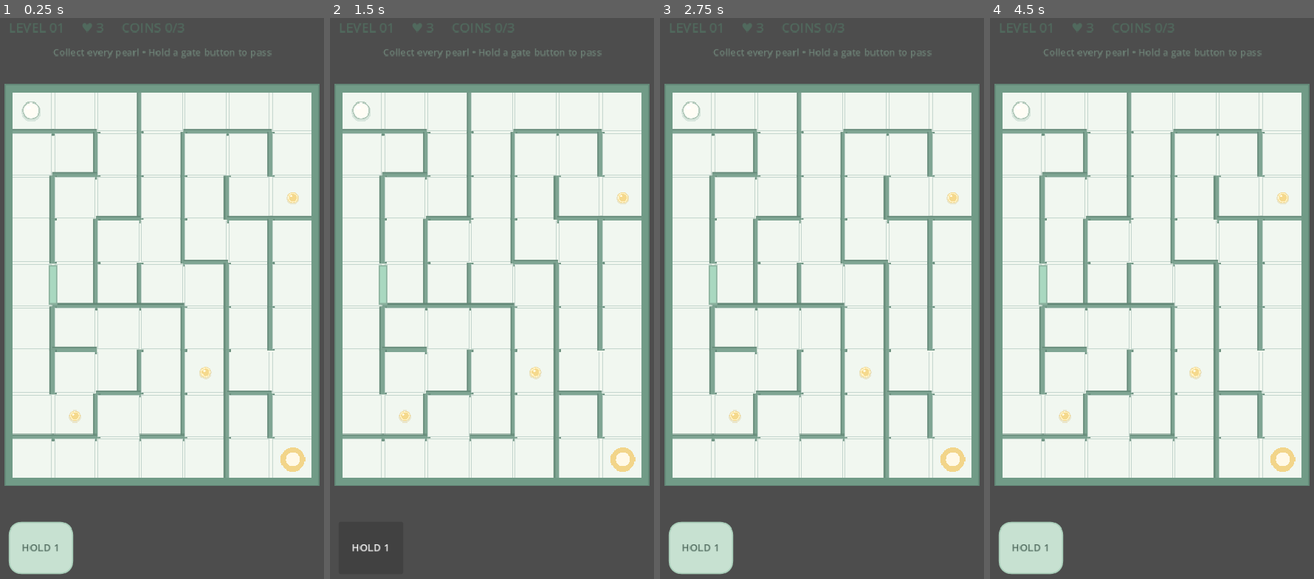
Above: before the commit, frames 1-4 (left to right).
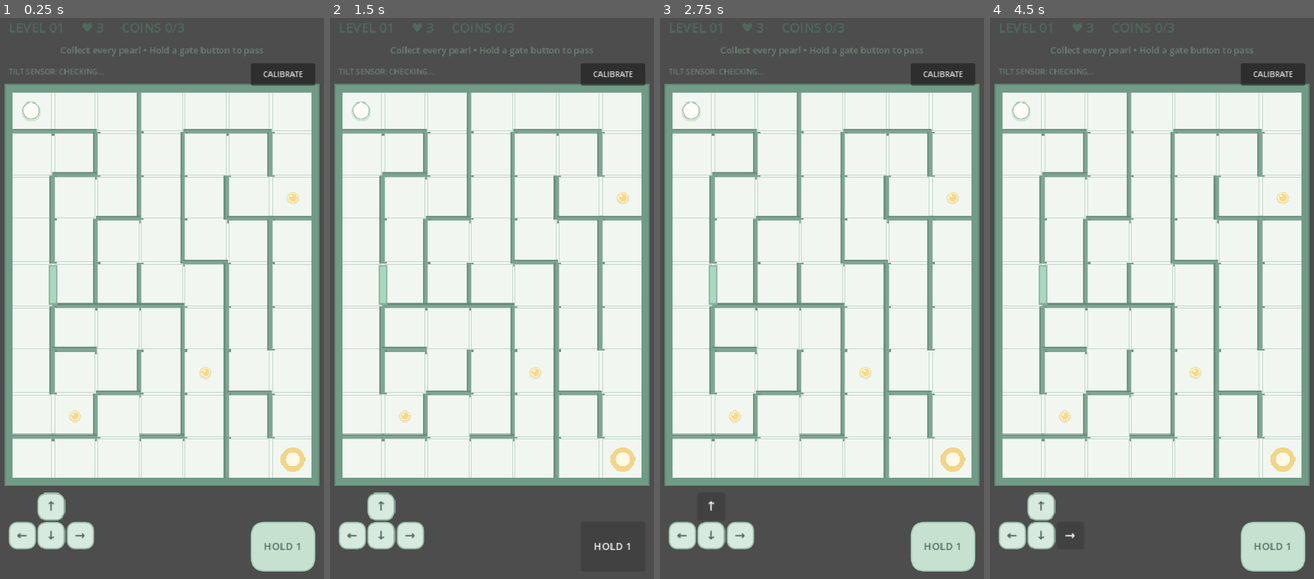
Above: after the commit, the same moments.

Repository: IoriHinata/Mikrozz
Game: Godot game, scene res://scenes/Main.tscn
Two runs of this game, one before a commit and one after it. Both use one fixed random seed, a clock stepped at 60 frames per second and the inputs below.
Inputs (mouse positions are in pixels of both pictures, inside the frame that each line leads up to):
- Up to frame 1 (0.25 s): no input
- Up to frame 2 (1.5 s): click (611, 74) at 0.5 s, where only the run after the commit has a clickable "CALIBRATE"; click "HOLD 1" at 1.25 s
- Up to frame 3 (2.75 s): click (711, 506) at 2 s, where only the run after the commit has a clickable "↑"
- Up to frame 4 (4.5 s): click (1012, 534) at 2.75 s, where only the run after the commit has a clickable "←"; click (1041, 534) at 3.5 s, where only the run after the commit has a clickable "↓"; click (1071, 534) at 4.25 s, where only the run after the commit has a clickable "→"

The runs differ from the first frame. In frame 1, 4.8% of the frame differs, in the area x 2-98%, y 5-100%; in frame 2, 2.9%; in frame 3, 4.4%; in frame 4, 4.6%.

Commit message:
feat: add mobile tilt diagnostics, calibration and touch steering

Diff:
--- a/scripts/UI.gd
+++ b/scripts/UI.gd
@@ -4,11 +4,15 @@
 signal gate_pressed(index: int, pressed: bool)
 signal restart_requested
 signal next_level_requested
+signal calibrate_requested
+signal touch_direction_changed(direction: Vector2)
 
 var root: Control
 var hud_label: Label
 var message_label: Label
+var sensor_label: Label
 var gate_buttons: Array[Button] = []
+var direction_buttons: Array[Button] = []
 var result_panel: PanelContainer
 var viewport_size := Vector2.ZERO
 
@@ -20,16 +24,73 @@
 	add_child(root)
 	hud_label = Label.new()
 	hud_label.position = Vector2(18, 14)
+	hud_label.size = Vector2(size.x - 36, 30)
 	hud_label.add_theme_font_size_override("font_size", 19)
 	hud_label.add_theme_color_override("font_color", Color("#50695d"))
 	root.add_child(hud_label)
 	message_label = Label.new()
-	message_label.position = Vector2(0, 54)
-	message_label.size = Vector2(size.x, 30)
+	message_label.position = Vector2(10, 52)
+	message_label.size = Vector2(size.x - 20, 30)
 	message_label.horizontal_alignment = HORIZONTAL_ALIGNMENT_CENTER
-	message_label.add_theme_font_size_override("font_size", 14)
+	message_label.add_theme_font_size_override("font_size", 13)
 	message_label.add_theme_color_override("font_color", Color("#6c8075"))
 	root.add_child(message_label)
+	sensor_label = Label.new()
+	sensor_label.position = Vector2(18, 84)
+	sensor_label.size = Vector2(190, 24)
+	sensor_label.add_theme_font_size_override("font_size", 11)
+	sensor_label.add_theme_color_override("font_color", Color("#6c8075"))
+	sensor_label.text = "TILT SENSOR: CHECKING..."
+	root.add_child(sensor_label)
+	var calibrate := Button.new()
+	calibrate.text = "CALIBRATE"
+	calibrate.position = Vector2(size.x - 112, 80)
+	calibrate.size = Vector2(94, 32)
+	calibrate.focus_mode = Control.FOCUS_NONE
+	calibrate.add_theme_font_size_override("font_size", 11)
+	calibrate.pressed.connect(func(): calibrate_requested.emit())
+	root.add_child(calibrate)
+	_build_direction_pad()
+
+func _build_direction_pad() -> void:
+	var base := Vector2(18, viewport_size.y - 154)
+	var specs := [
+		{"text": "↑", "offset": Vector2(42, 0), "direction": Vector2.UP},
+		{"text": "←", "offset": Vector2(0, 42), "direction": Vector2.LEFT},
+		{"text": "↓", "offset": Vector2(42, 42), "direction": Vector2.DOWN},
+		{"text": "→", "offset": Vector2(84, 42), "direction": Vector2.RIGHT}
+	]
+	for spec in specs:
+		var button := Button.new()
+		button.text = spec.text
+		button.position = base + spec.offset
+		button.size = Vector2(40, 40)
+		button.focus_mode = Control.FOCUS_NONE
+		button.add_theme_font_size_override("font_size", 18)
+		button.add_theme_color_override("font_color", Color("#50695d"))
+		var normal := StyleBoxFlat.new()
+		normal.bg_color = Color("#d7eadf")
+		normal.border_color = Color("#9abda8")
+		normal.set_border_width_all(2)
+		normal.set_corner_radius_all(12)
+		button.add_theme_stylebox_override("normal", normal)
+		var pressed := StyleBoxFlat.new()
+		pressed.bg_color = Color("#8fbea2")
+		pressed.set_corner_radius_all(12)
+		button.add_theme_stylebox_override("pressed", pressed)
+		var direction: Vector2 = spec.direction
+		button.button_down.connect(func(): touch_direction_changed.emit(direction))
+		button.button_up.connect(func(): touch_direction_changed.emit(Vector2.ZERO))
+		root.add_child(button)
+		direction_buttons.append(button)
+
+func set_sensor_status(available: bool, magnitude: float) -> void:
+	if available:
+		sensor_label.text = "TILT SENSOR: ACTIVE  %.1f" % magnitude
+		sensor_label.add_theme_color_override("font_color", Color("#477d5c"))
+	else:
+		sensor_label.text = "TILT SENSOR: UNAVAILABLE"
+		sensor_label.add_theme_color_override("font_color", Color("#b06d65"))
 
 func set_hud(level: int, lives: int, score: int, total: int) -> void:
 	hud_label.text = "LEVEL %02d     ♥ %d     COINS %d/%d" % [level, lives, score, total]
@@ -41,12 +102,11 @@
 	for button in gate_buttons:
 		button.queue_free()
 	gate_buttons.clear()
-	var positions := [Vector2(18, viewport_size.y - 112), Vector2(viewport_size.x - 112, viewport_size.y - 112), Vector2(viewport_size.x * 0.5 - 47, viewport_size.y - 112)]
 	for i in range(count):
 		var button := Button.new()
 		button.text = "HOLD %d" % (i + 1)
-		button.position = positions[i]
-		button.size = Vector2(94, 76)
+		button.position = Vector2(viewport_size.x - 112, viewport_size.y - 112 - float(i) * 84.0)
+		button.size = Vector2(94, 72)
 		button.focus_mode = Control.FOCUS_NONE
 		button.add_theme_font_size_override("font_size", 15)
 		button.add_theme_color_override("font_color", Color("#526d60"))
@@ -69,7 +129,6 @@
 
 func _on_gate_down(index: int) -> void:
 	gate_pressed.emit(index, true)
-
 func _on_gate_up(index: int) -> void:
 	gate_pressed.emit(index, false)
 
